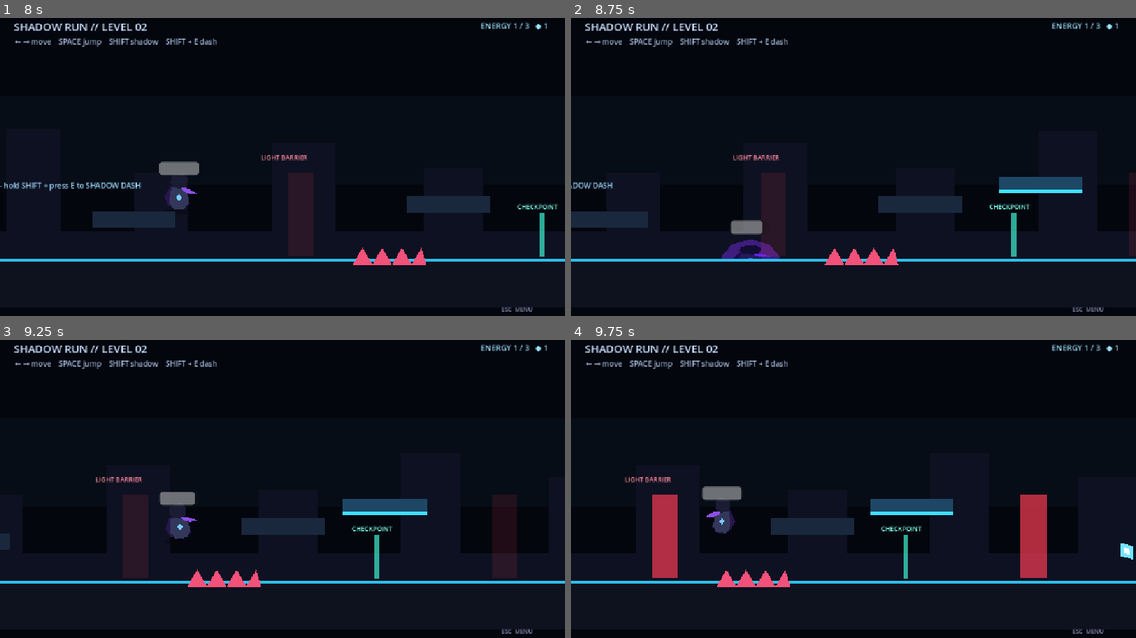
Above: before the commit, frames 1-4 (two rows, left to right).
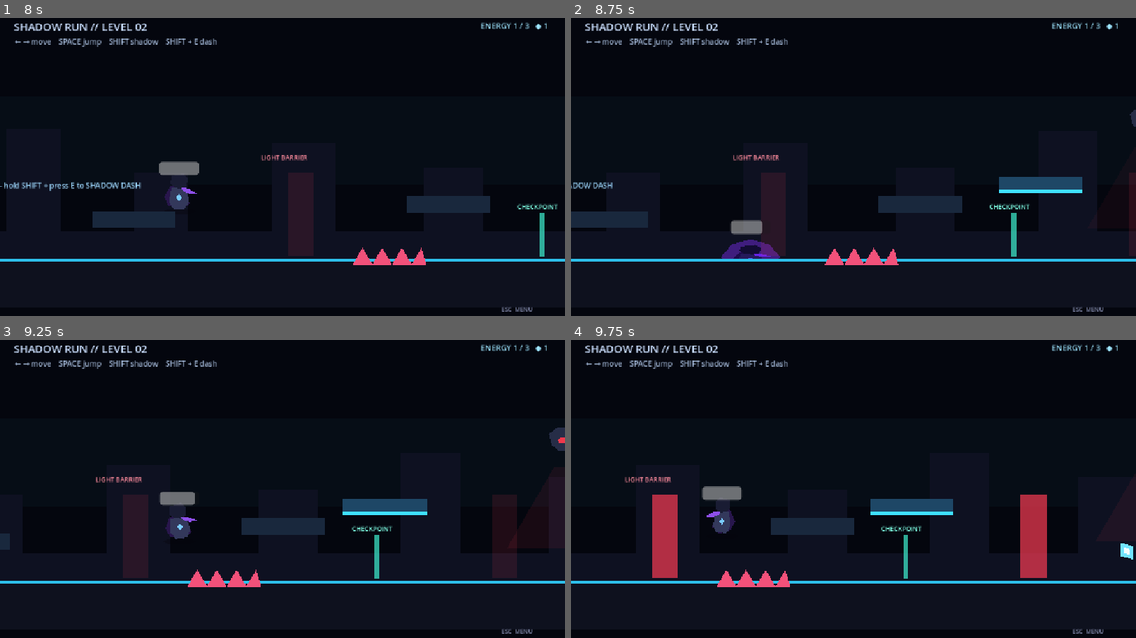
Above: after the commit, the same moments.

Repository: Yass29/shadow-run
Game: Godot game, scene res://level2.tscn
The game is run twice, just before and just after one commit, with the same random seed, the same clock (stepped at 60 frames per second) and the same inputs. This scene is started directly instead of the project's main scene.
Inputs:
- Up to frame 1 (8 s): tap E at 0.5, 1.25, 2, 3.5, 4.25, 4.35 s; hold Right (ui_right) 0.53-2.03 s; tap R every 2.25 s from 0.6 to 7.35 s; tap Enter (ui_accept) at 0.77, 1.52, 3.02, 3.77, 4.52, 6.02, 6.77, 7.52 s; tap Shift at 1.35, 5.85 s; hold Left (ui_left) 2.03-2.78 s; hold E 2.03-2.78 s; hold Right (ui_right) 2.78-4.28 s; hold Shift 3.53-4.28 s; hold Left (ui_left) 4.28-5.03 s; hold Right (ui_right) 5.03-5.78 s; hold Left (ui_left) 5.78-7.28 s; hold E 6.53-7.28 s; hold Right (ui_right) from 7.28 s (still down)
- Up to frame 2 (8.75 s): keep holding Right (ui_right); hold Shift from 8.03 s (still down)
- Up to frame 3 (9.25 s): keep holding Right (ui_right); release Shift at 8.78 s; tap E at 8.85 s; tap Enter (ui_accept) at 9.02 s
- Up to frame 4 (9.75 s): release Right (ui_right) at 9.53 s; hold Left (ui_left) from 9.53 s (still down); tap R at 9.6 s

Frame 1 is identical in both runs. In frame 2, less than 0.1% of the frame differs, in the area x 98-100%, y 30-37%; in frame 3, 0.2%, in the area x 97-100%, y 29-38%; in frame 4, less than 0.1%.

Commit message:
Add patrol drone to level2.tscn

Diff:
--- a/level2.tscn
+++ b/level2.tscn
@@ -9,6 +9,7 @@
 [ext_resource type="Script" path="res://moving_platform.gd" id="8_move"]
 [ext_resource type="Script" path="res://spike_hazard.gd" id="9_spike"]
 [ext_resource type="Script" path="res://shadow_switch.gd" id="10_switch"]
+[ext_resource type="Script" path="res://drone.gd" id="11_drone"]
 
 [sub_resource type="RectangleShape2D" id="PlayerShape"]
 size = Vector2(40, 68)
@@ -36,6 +37,9 @@
 
 [sub_resource type="RectangleShape2D" id="PuzzleGateShape"]
 size = Vector2(56, 145)
+
+[sub_resource type="RectangleShape2D" id="DroneDetectShapeExtra"]
+size = Vector2(240, 170)
 
 [node name="Level2" type="Node2D"]
 script = ExtResource("4_level")
@@ -318,6 +322,32 @@
 theme_override_font_sizes/font_size = 13
 text = "Hold SHADOW on the rune to open the gate."
 
+[node name="DronePatrol" type="Area2D" parent="."]
+position = Vector2(1850, 215)
+script = ExtResource("11_drone")
+patrol_distance = 190.0
+patrol_speed = 1.35
+vertical_bob = 14.0
+
+[node name="CollisionShape2D" type="CollisionShape2D" parent="DronePatrol"]
+position = Vector2(0, 90)
+shape = SubResource("DroneDetectShapeExtra")
+
+[node name="LightCone" type="Polygon2D" parent="DronePatrol"]
+z_index = -1
+position = Vector2(0, 55)
+polygon = PackedVector2Array(-24, 0, 24, 0, 120, 165, -120, 165)
+color = Color(0.95, 0.22, 0.32, 0.28)
+
+[node name="DroneBody" type="Node2D" parent="DronePatrol"]
+
+[node name="Shell" type="Polygon2D" parent="DronePatrol/DroneBody"]
+polygon = PackedVector2Array(-34, -13, -18, -26, 18, -26, 34, -13, 28, 10, 14, 21, -14, 21, -28, 10)
+color = Color(0.15, 0.18, 0.28, 1)
+
+[node name="Eye" type="Polygon2D" parent="DronePatrol/DroneBody"]
+polygon = PackedVector2Array(-12, -5, 12, -5, 16, 0, 12, 5, -12, 5, -16, 0)
+color = Color(1, 0.23, 0.30, 1)
 [node name="HUD" type="CanvasLayer" parent="."]
 
 [node name="Title" type="Label" parent="HUD"]
Not shown: 1 places in level2.tscn that only renumber resources
